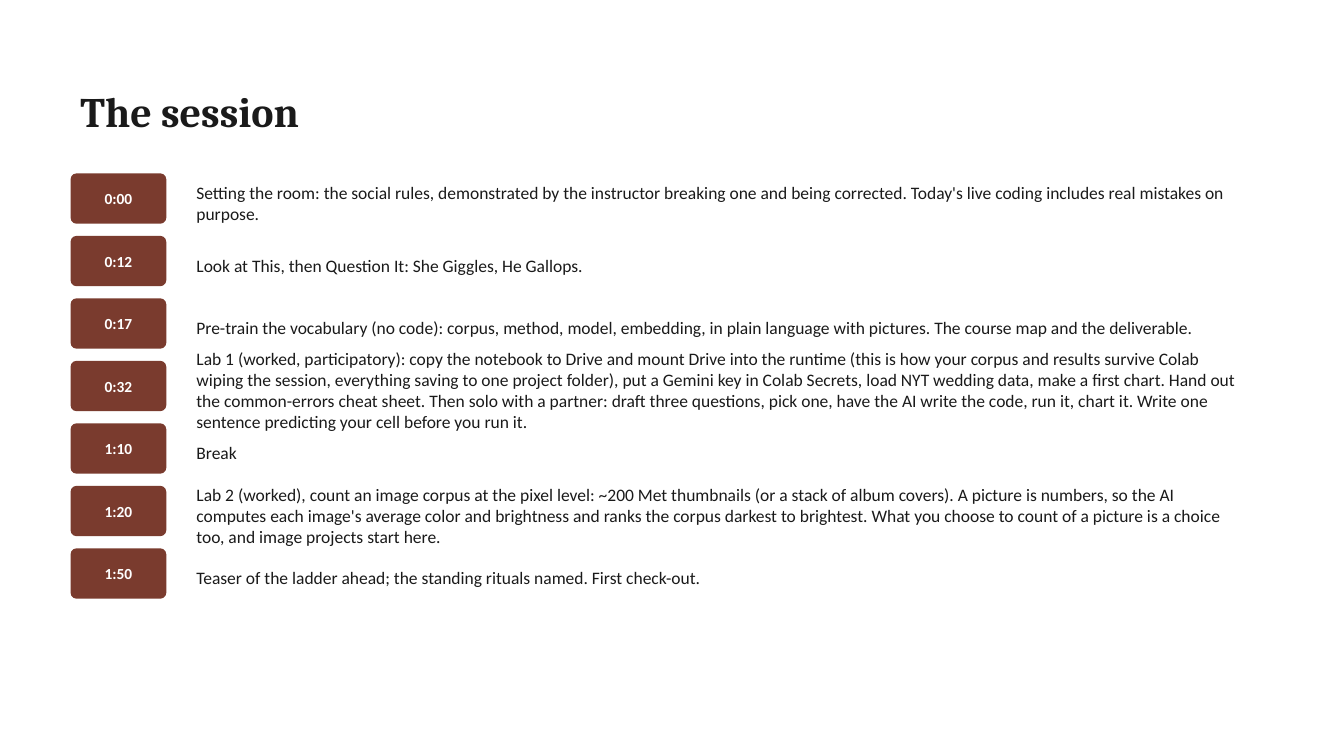
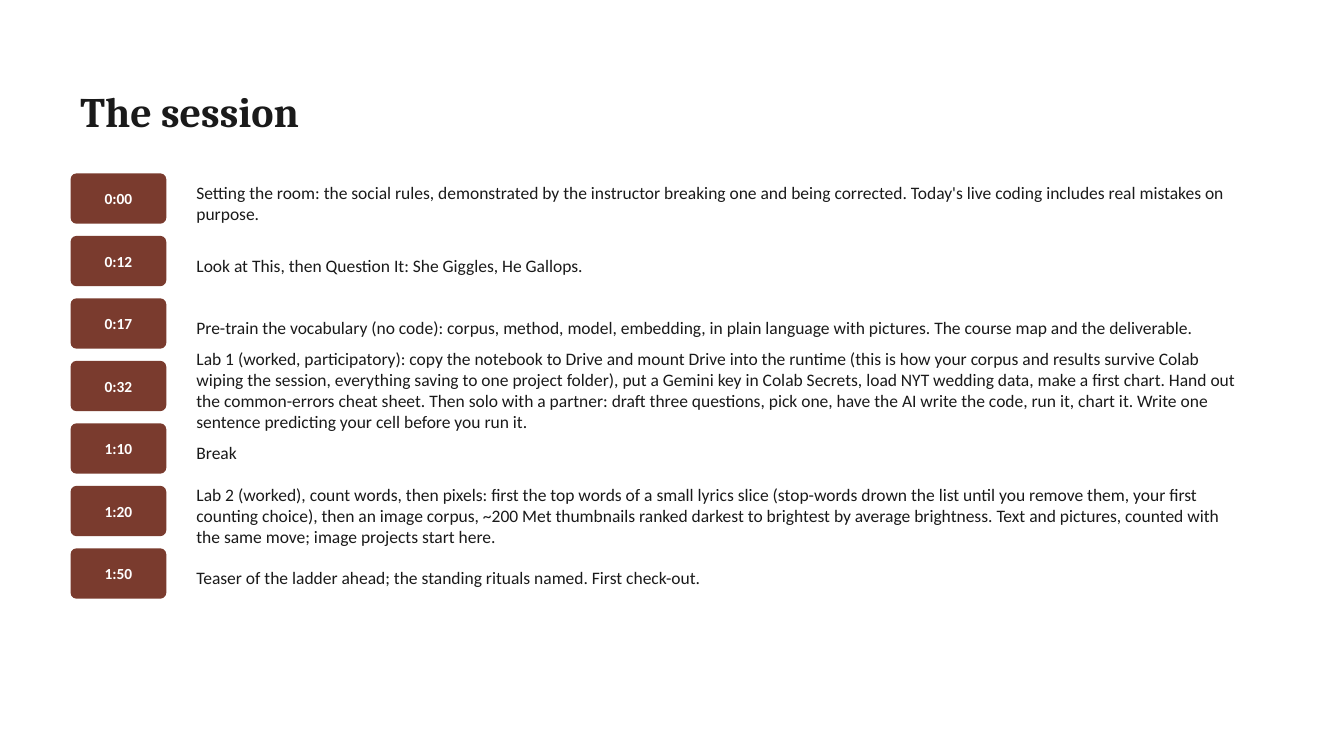
Before and after one commit to lucianli123/culture-as-data-2026, a slide deck: slide 5 of slides/pptx/week-01.pptx. Drawn at 1344x756 pixels with LibreOffice and Linux fonts; fonts in the diff are those of the drawing. Boxes give left, top, right and bottom in pixels: in the first picture for what was removed or moved away, otherwise in the second. Text is boxed around its words. In the diff, an @@ line names an element or a change of style, - is before the commit and + after.

Commit message:
Restructure Weeks 1-2: W1 = counting rows/words/pixels, W2 = advanced counting + light stats
Week 1 now carries counting's first pass on all three shapes of culture: the
wedding rows, a first word count (with the stop-word choice made explicit),
and the pixel-counting image lab.

Week 2 becomes the deep counting week: the Bollen/Schmidt trial, hand
bag-of-words, tokenizers, tf-idf, then two new beats - keyness via log-odds
(with the reveal that She Giggles, He Gallops is exactly this method) and the
shuffle test, permutation-based light statistics with zero formulas (is the
gap real or chance; effect size caveat; seeds Week 8's robustness arc).
Cross-corpus counting folds into the keyness beat as the corpus-pair choice.

Updated across the stack: lesson-plans, syllabus, BUILD-PLAN, notebooks
(week01 + week02, both execute clean), site data, deck threads/sketch,
README tables; docs/, slides.json, week-NN.md, and pptx regenerated;
check_sync passes.

```diff
--- a/slides/pptx/week-01.pptx
+++ b/slides/pptx/week-01.pptx
@@ text at [196,488,1219,546]: text changed @@
-Lab 2 (worked), count an image corpus at the pixel level: ~200 Met thumbnails (or a stack of album covers). A picture is numbers, so the AI computes each image's average color and brightness and ranks the corpus darkest to brightest. What you choose to count of a picture is a choice too, and image projects start here.
+Lab 2 (worked), count words, then pixels: first the top words of a small lyrics slice (stop-words drown the list until you remove them, your first counting choice), then an image corpus, ~200 Met thumbnails ranked darkest to brightest by average brightness. Text and pictures, counted with the same move; image projects start here.
```
Also in this commit, not shown: 2 other slides changed, 22 other files.
